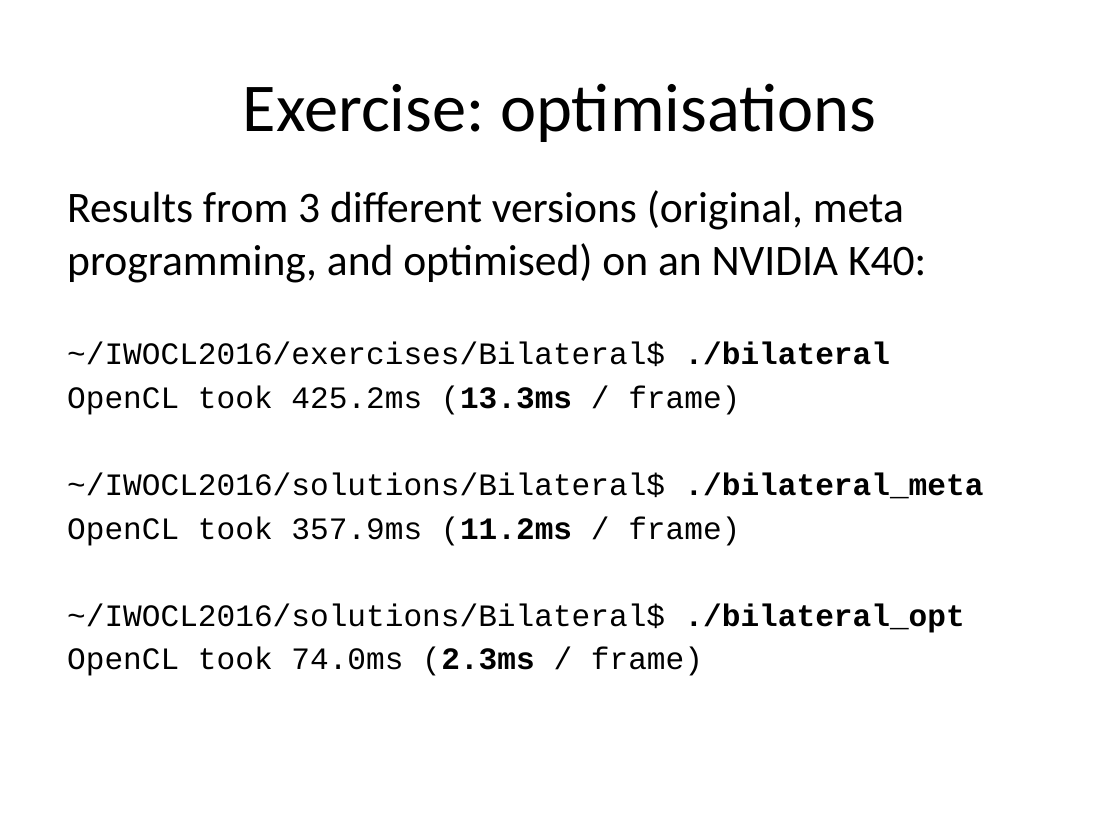
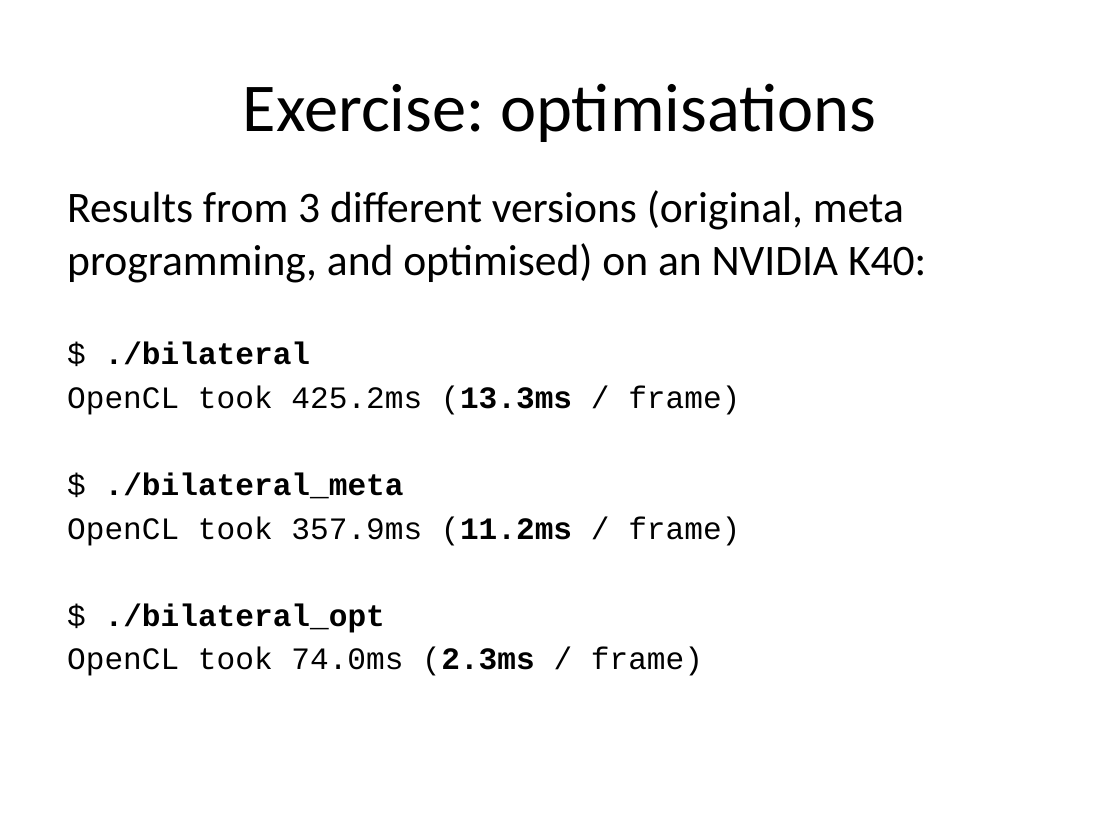
Before and after one commit to UoB-HPC/opencl-training-code, a slide deck: slide 77 of slides/advanced_part3.pptx. Drawn at 1120x840 pixels with LibreOffice and Linux fonts; fonts in the diff are those of the drawing. Boxes give left, top, right and bottom in pixels: in the first picture for what was removed or moved away, otherwise in the second. Text is boxed around its words. In the diff, an @@ line names an element or a change of style, - is before the commit and + after.

```diff
--- a/slides/advanced_part3.pptx
+++ b/slides/advanced_part3.pptx
@@ text at [105, 342, 311, 365]: text changed; bold on @@
-~/IWOCL2016/exercises/Bilateral$ ./bilateral
+$ ./bilateral
@@ text at [105, 473, 404, 499]: text changed; bold on @@
-~/IWOCL2016/solutions/Bilateral$ ./bilateral_meta
+$ ./bilateral_meta
@@ text at [105, 603, 385, 633]: text changed; bold on @@
-~/IWOCL2016/solutions/Bilateral$ ./bilateral_opt
+$ ./bilateral_opt
```
Also in this commit, not shown: 3 other slides changed, 2 other files.
